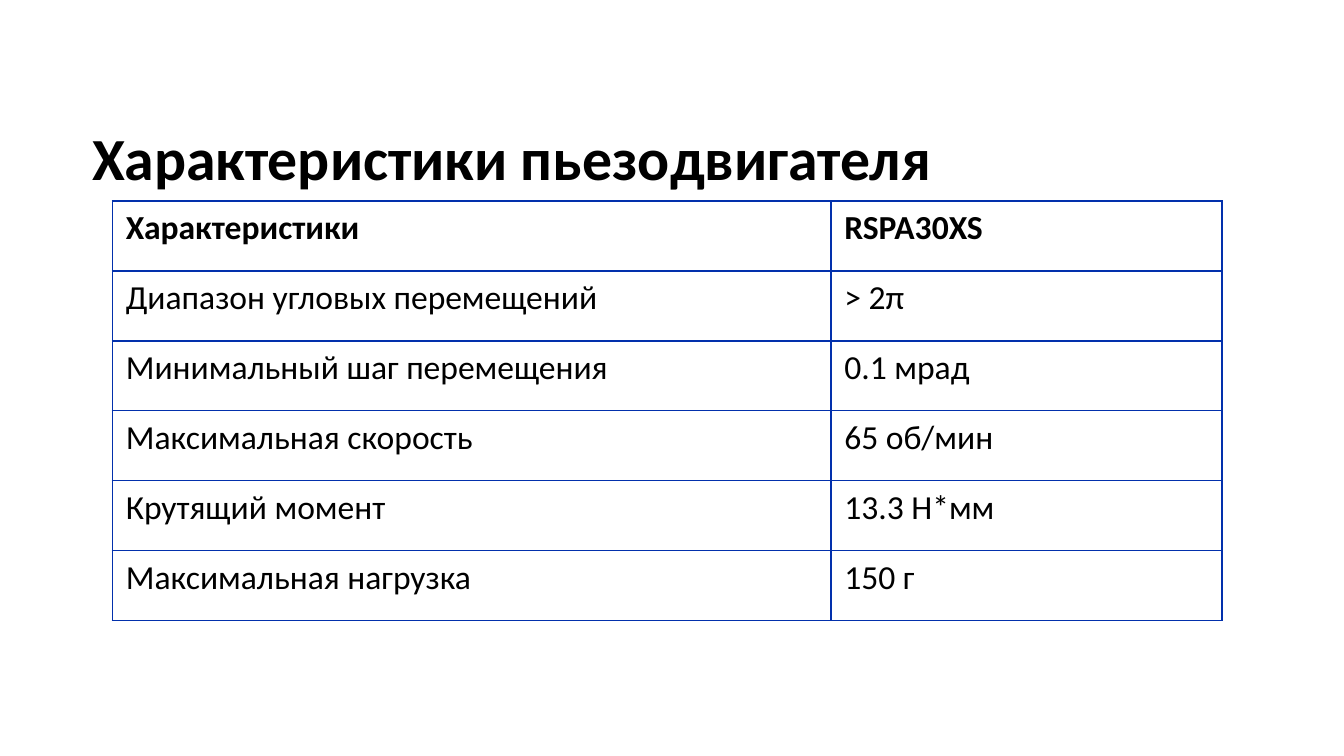
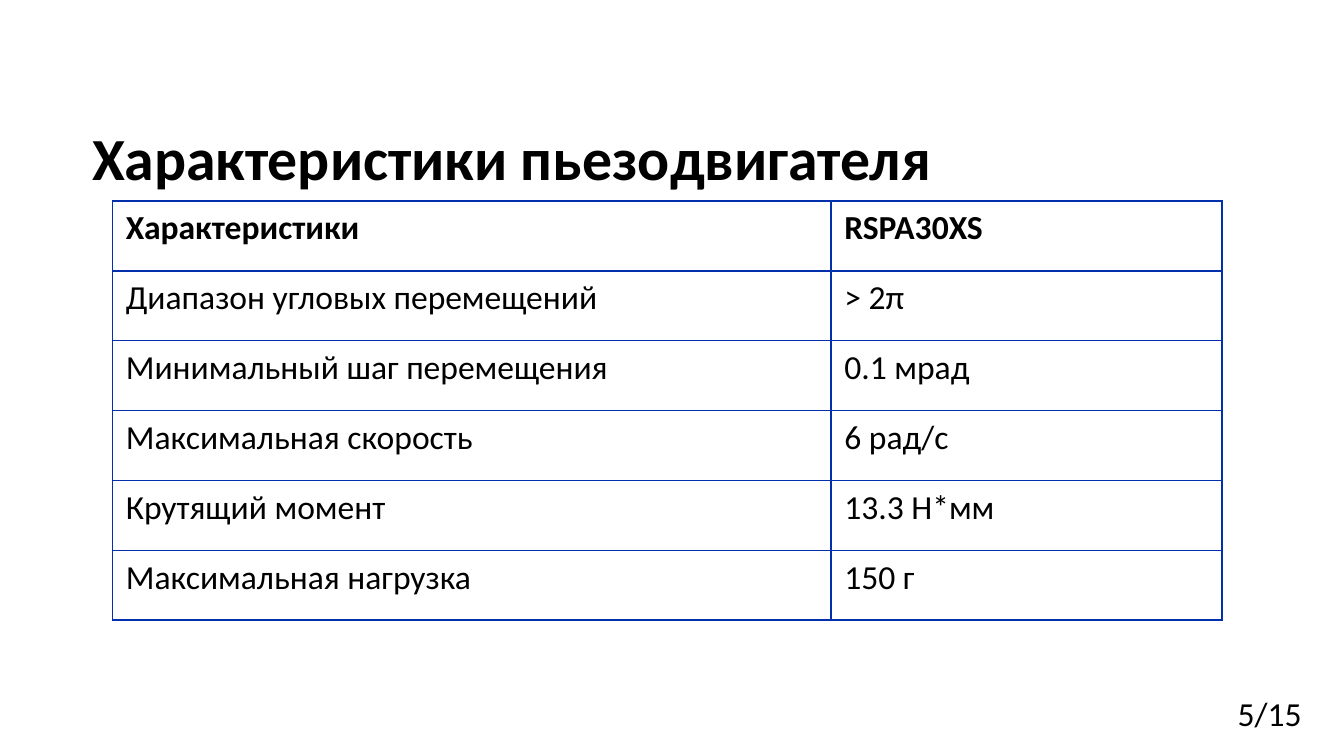
Before and after one commit to ihgorek/system_management_precision_table, a slide deck: slide 5 of диплом.pptx. Drawn at 1344x756 pixels with LibreOffice and Linux fonts; fonts in the diff are those of the drawing; background and template pictures are left out. Boxes give left, top, right and bottom in pixels: in the first picture for what was removed or moved away, otherwise in the second. Text is boxed around its words. In the diff, an @@ line names an element or a change of style, - is before the commit and + after.

```diff
--- a/диплом.pptx
+++ b/диплом.pptx
@@ table at bbox=[113, 200, 1223, 620] @@
-row 4, column 2: 65 об/мин
+row 4, column 2: 6 рад/с
@@ text added at bbox=[1238, 702, 1302, 728], 18 pt, text #000000 @@
+5/15
```
Also in this commit, not shown: 14 other slides changed, 1 other file.
